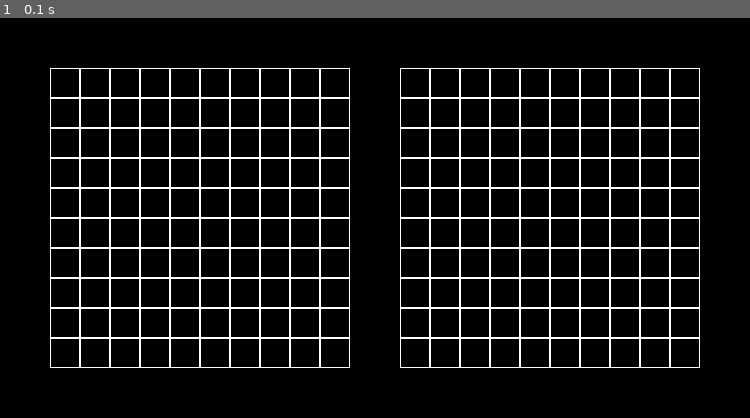
Above: before the commit, frame 1.
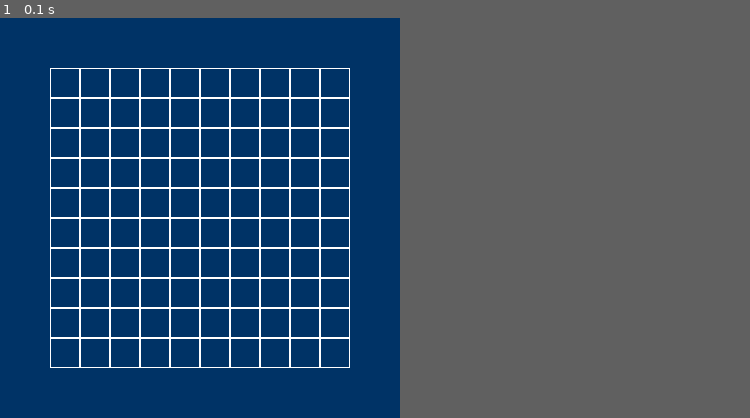
Above: after the commit, the same moment.

Repository: BrianValente/uade-batalla-naval
Game: pygame game, started from uade_battleship/main.py
The game is run twice, just before and just after one commit, with the same random seed, the same clock (stepped at 60 frames per second) and the same inputs.
Inputs:
- Up to frame 1 (0.1 s): no input
In our replay, the window is 750x400 before the commit and 400x400 after it. These sizes can differ from the game's own. Grey fills any space a smaller window leaves; there, only what the larger window draws over its background counts as a difference.

The runs differ from the first frame. In frame 1, 53% of the frame differs, in the area x 0-94%, y 0-100%.

Commit message:
Grilla update

Diff:
--- a/uade_battleship/main.py
+++ b/uade_battleship/main.py
@@ -1,7 +1,5 @@
 import pygame
 
-
-# funciones del juego
 def create_game_grid(rows, cols, cellsize, pos):
     start_x = pos[0]
     start_y = pos[1]
@@ -10,12 +8,11 @@
         row_x = []
         for _ in range(cols):
             row_x.append((start_x, start_y))
-            start_x += cellsize  # Mueve hacia la derecha para la siguiente columna
+            start_x += cellsize
         coor_grid.append(row_x)
-        start_x = pos[0]  # Resetea startX al inicio de la fila
-        start_y += cellsize  # Mueve hacia abajo para la siguiente fila
+        start_x = pos[0]
+        start_y += cellsize
     return coor_grid
-
 
 def update_game_logic(rows, cols):
     gamelogic = []
@@ -26,77 +23,42 @@
         gamelogic.append(row_x)
     return gamelogic
 
-
-def show_grid_on_screen(window, cellsize, player_grid, computer_grid):
-    grids = {"Player Grid": player_grid, "Computer Grid": computer_grid}
-
-    for _, grid in grids.items():
-        for row in grid:
-            for col in row:
-                pygame.draw.rect(
-                    window, (255, 255, 255), (col[0], col[1], cellsize, cellsize), 1
-                )
-
+def show_grid_on_screen(window, cellsize, player_grid):
+    for row in player_grid:
+        for col in row:
+            pygame.draw.rect(window, (255, 255, 255), (col[0], col[1], cellsize, cellsize), 1)
 
 def print_game_logic(p_game_logic):
     print("Player Grid".center(50))
-    for _ in p_game_logic:
-        print(_)
-    print("Computer Grid".center(50))
-    for _ in p_game_logic:
-        print(_)
+    for row in p_game_logic:
+        print(row)
 
-
-def update_game_screen(window, p_game_grid, c_game_grid):
-    window.fill((0, 0, 0))
-    show_grid_on_screen(window, CELLSIZE, p_game_grid, c_game_grid)
+def update_game_screen(window, p_game_grid):
+    window.fill((0, 51, 102))
+    show_grid_on_screen(window, CELLSIZE, p_game_grid)
     pygame.display.update()
 
-
-# Configuración de juego visual
 ROWS = 10
 COLS = 10
-CELLSIZE = 30  # Tamaño reducido para que ambas grillas quepan en pantalla
-
-# Espacio entre las dos grillas
-GRID_SPACING = 50
-
-# Cálculo del ancho y alto de la pantalla basado en las grillas y su separación
-SCREENWIDTH = (COLS * CELLSIZE) * 2 + GRID_SPACING + 100
+CELLSIZE = 30
+SCREENWIDTH = COLS * CELLSIZE + 100
 SCREENHEIGHT = ROWS * CELLSIZE + 100
 
-
 def main():
-    # inicio de libreria
     pygame.init()
-
-    # Inicio de display pygame
     GAMESCREEN = pygame.display.set_mode((SCREENWIDTH, SCREENHEIGHT))
-    pygame.display.set_caption("Battleship game")
-
-    # Posiciones iniciales de las grillas
+    pygame.display.set_caption("Battleship Game")
     p_game_grid_start_pos = (50, 50)
-    c_game_grid_start_pos = (50 + COLS * CELLSIZE + GRID_SPACING, 50)
-
-    # Variables del juego
     p_game_grid = create_game_grid(ROWS, COLS, CELLSIZE, p_game_grid_start_pos)
     p_game_logic = update_game_logic(ROWS, COLS)
-
-    c_game_grid = create_game_grid(ROWS, COLS, CELLSIZE, c_game_grid_start_pos)
-
     print_game_logic(p_game_logic)
-
-    # Loop del game
     RUNGAME = True
     while RUNGAME:
         for event in pygame.event.get():
             if event.type == pygame.QUIT:
                 RUNGAME = False
-
-        update_game_screen(GAMESCREEN, p_game_grid, c_game_grid)
-
+        update_game_screen(GAMESCREEN, p_game_grid)
     pygame.quit()
-
 
 if __name__ == "__main__":
     main()
